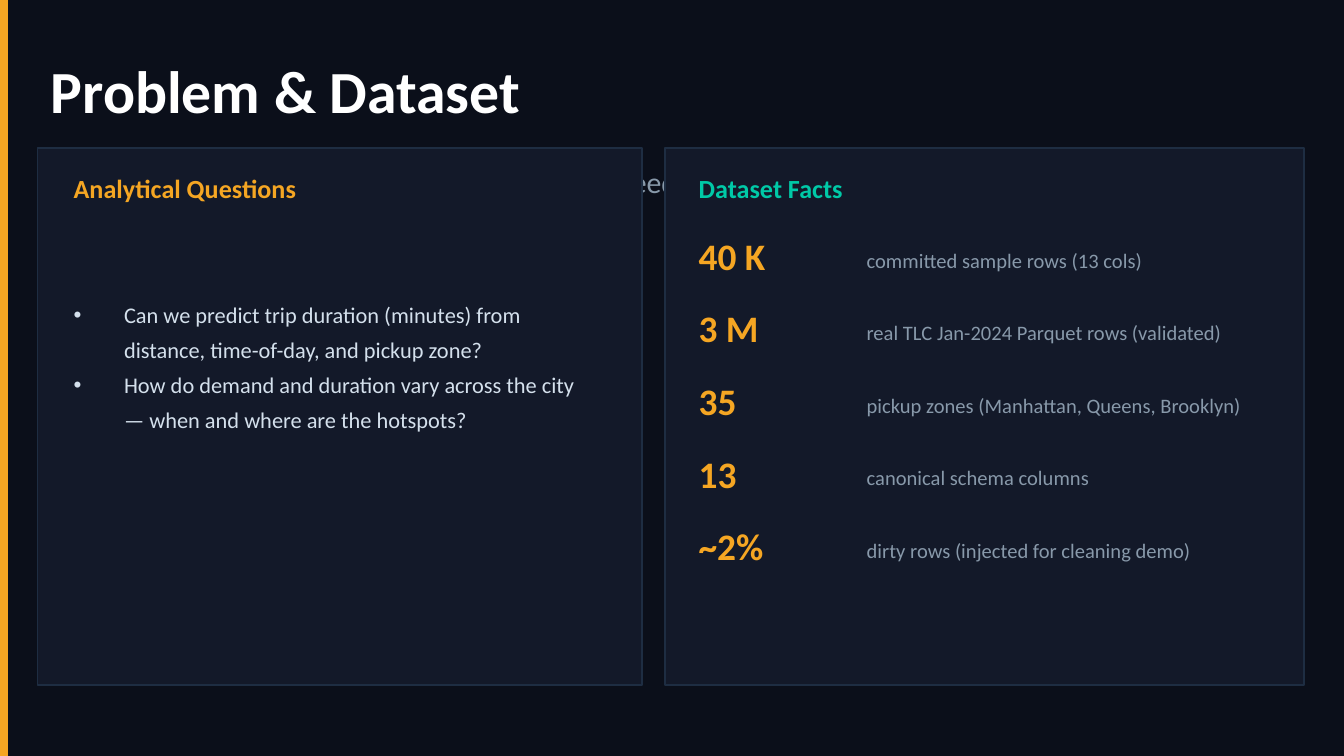
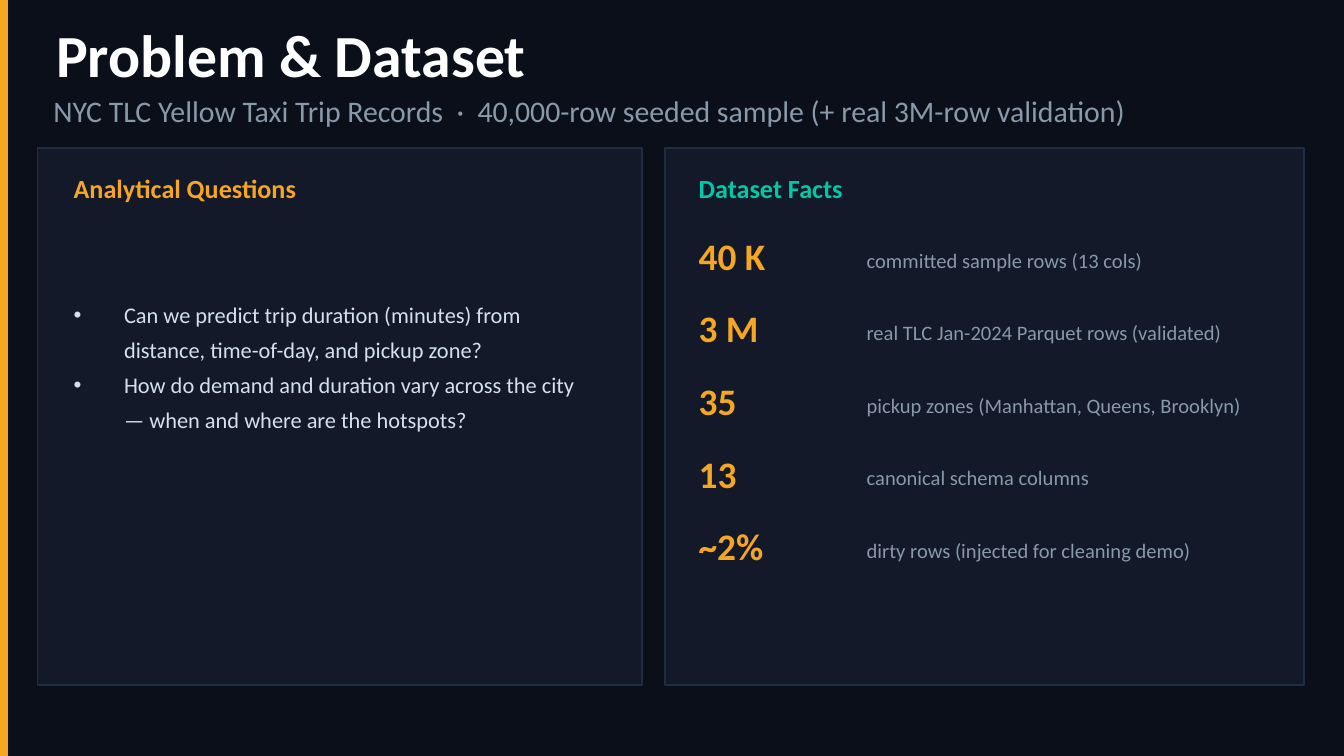
Before and after one commit to gmakkena9/itcs6190-taxi-project, a slide deck: slide 3 of docs/slides/ITCS6190_NYC_Taxi_Presentation.pptx. Drawn at 1344x756 pixels with LibreOffice and Linux fonts; fonts in the diff are those of the drawing. Boxes give left, top, right and bottom in pixels: in the first picture for what was removed or moved away, otherwise in the second. Text is boxed around its words. In the diff, an @@ line names an element or a change of style, - is before the commit and + after.

```diff
--- a/docs/slides/ITCS6190_NYC_Taxi_Presentation.pptx
+++ b/docs/slides/ITCS6190_NYC_Taxi_Presentation.pptx
@@ text "Problem & Dataset": place and size @@
-text "Problem & Dataset" at box(51, 71, 520, 114)
+text "Problem & Dataset" at box(56, 35, 525, 78)
@@ text "NYC TLC Yellow Taxi Trip ..." rewrapped from box(51, 178, 885, 200) to box(53, 100, 1125, 127) @@
```
Also in this commit, not shown: 3 other slides changed.
